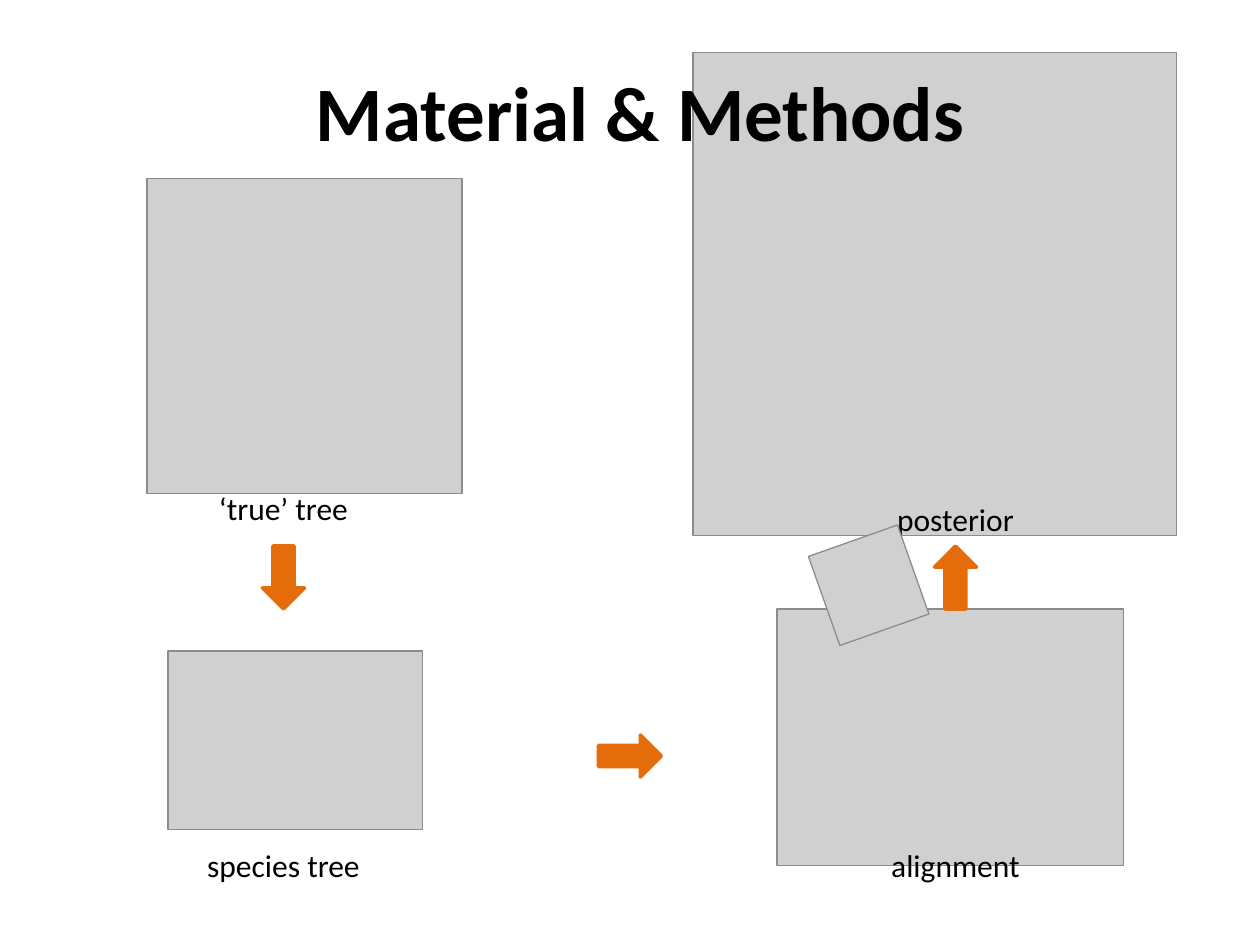
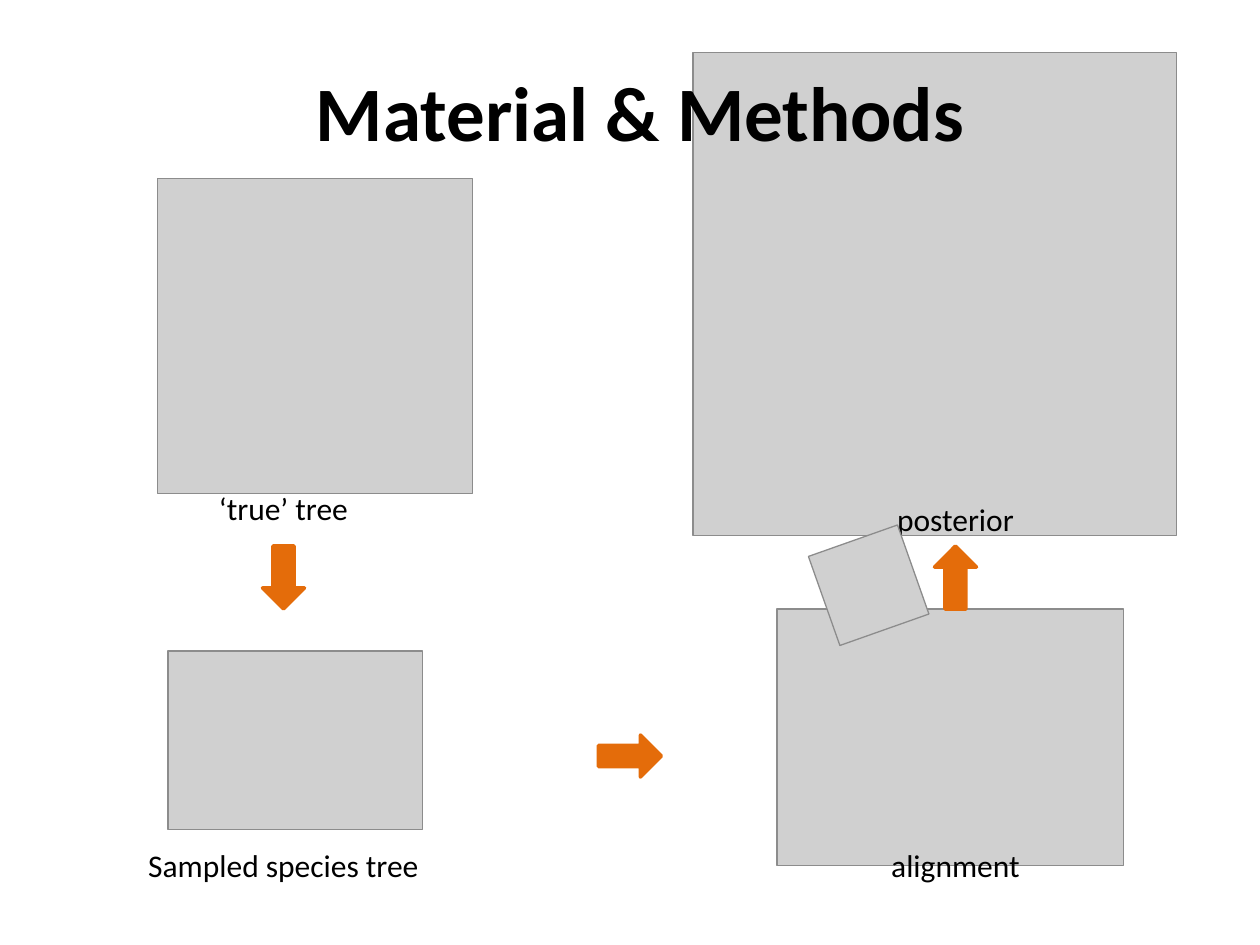
Before and after one commit to richelbilderbeek/Cer2016, a slide deck: slide 7 of doc/Cer2016_Femke Thon & Jolien Gay_V3.0.pptx. Drawn at 1260x945 pixels with LibreOffice and Linux fonts; fonts in the diff are those of the drawing; grey boxes stand for pictures; background and template pictures are left out. Boxes give left, top, right and bottom in pixels: in the first picture for what was removed or moved away, otherwise in the second. Text is boxed around its words. In the diff, an @@ line names an element or a change of style, - is before the commit and + after.

Commit message:
ppt update

```diff
--- a/doc/Cer2016_Femke Thon & Jolien Gay_V3.0.pptx
+++ b/doc/Cer2016_Femke Thon & Jolien Gay_V3.0.pptx
@@ picture: place and size @@
-picture at [147,179,462,494]
+picture at [158,179,472,494]
@@ text at [148,855,418,882]: text changed @@
-species tree
+Sampled species tree
```
Also in this commit, not shown: 1 other slide changed, 1 slide added.
